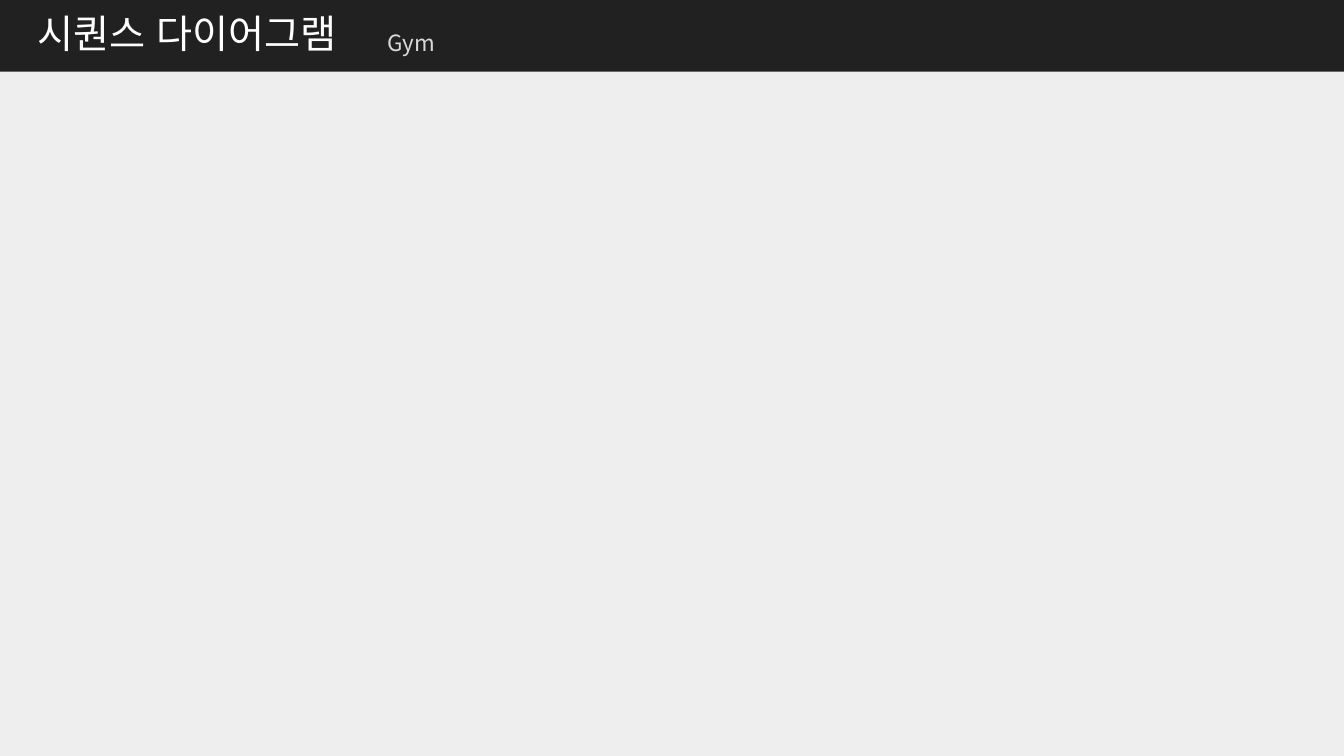
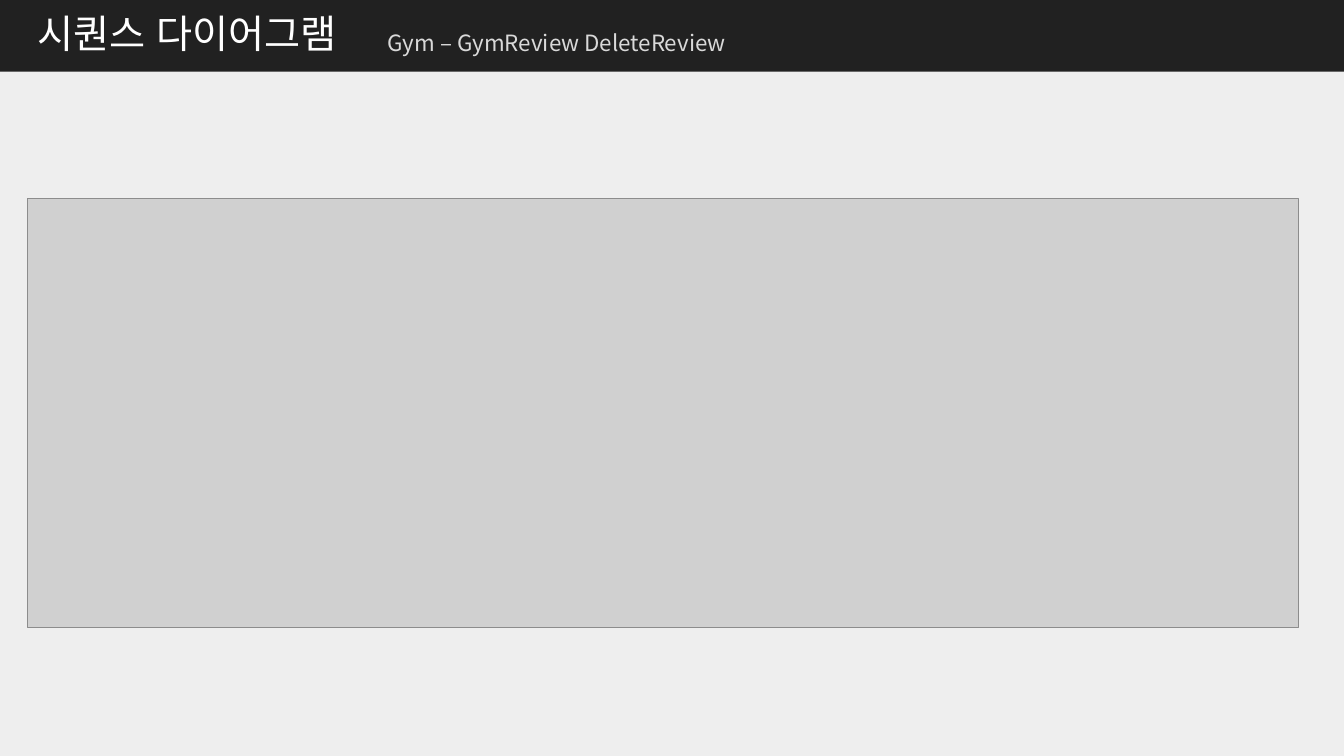
Before and after one commit to me0768/KHFinalProject, a slide deck: slide 30 of 보고서/클래스설계서_Final_Project.pptx (slide 25 before the commit). Drawn at 1344x756 pixels with LibreOffice and Linux fonts; fonts in the diff are those of the drawing; grey boxes stand for pictures. Boxes give left, top, right and bottom in pixels: in the first picture for what was removed or moved away, otherwise in the second. Text is boxed around its words. In the diff, an @@ line names an element or a change of style, - is before the commit and + after.

```diff
--- a/보고서/클래스설계서_Final_Project.pptx
+++ b/보고서/클래스설계서_Final_Project.pptx
@@ text at (388,33,725,56): text changed @@
-Gym
+Gym – GymReview DeleteReview
@@ picture added at (27,199,1299,628) @@
```
Also in this commit, not shown: 14 other slides changed, 6 slides added, 16 other files.
